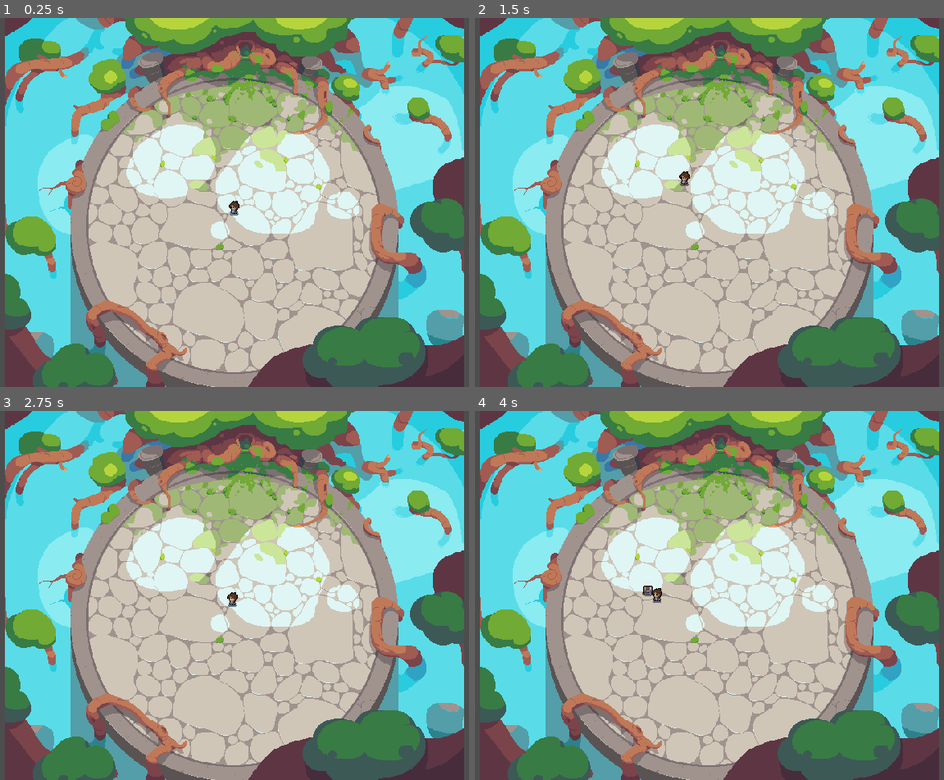
Above: before the commit, frames 1-4 (two rows, left to right).
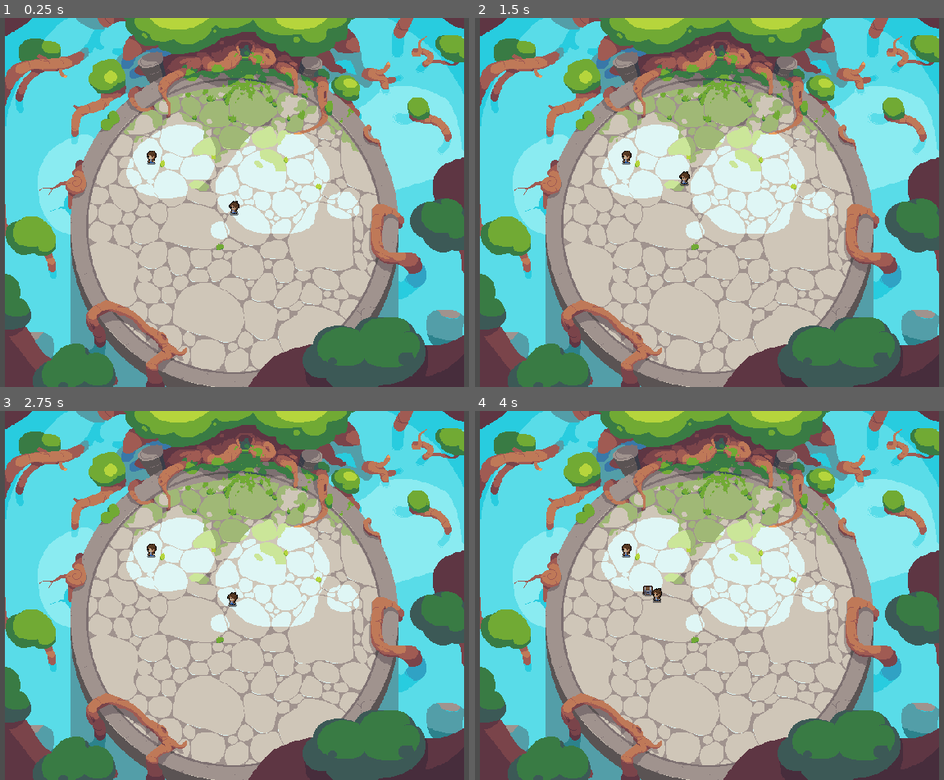
Above: after the commit, the same moments.

Repository: VanillaIceCube/Yokozuna-Ring-Warriors
Game: Godot game, scene res://arenas/arena_01.tscn
Same seed, same stepped clock (60 frames per second), same inputs: the game is played once before the commit and once after it.
Inputs (mouse positions are in pixels of both pictures, inside the frame that each line leads up to):
- Up to frame 1 (0.25 s): no input
- Up to frame 2 (1.5 s): tap Enter at 0.5 s; move the mouse to (854, 184) at 0.52 s; hold R (swing_sword) 0.53-1.28 s; click (854, 184) at 0.67 s; tap Space at 1.25 s; move the mouse to (578, 220) at 1.27 s; hold F (character_knockback) from 1.28 s (still down); tap R (swing_sword) at 1.35 s
- Up to frame 3 (2.75 s): move the mouse to (300, 514) at 2.02 s; release F (character_knockback) at 2.03 s; hold R (swing_sword) from 2.03 s (still down)
- Up to frame 4 (4 s): move the mouse to (676, 669) at 2.77 s; release R (swing_sword) at 2.78 s; tap R (swing_sword) at 2.85 s; click (676, 669) at 2.92 s; move the mouse to (906, 650) at 3.52 s; hold F (character_knockback) from 3.53 s (still down); hold R (swing_sword) from 3.53 s (still down)

The runs differ from the first frame. In frame 1, less than 0.1% of the frame differs, in the area x 31-34%, y 36-40%; in frame 2, less than 0.1%; in frame 3, less than 0.1%; in frame 4, less than 0.1%.

Commit message:
birth of yokotuna, physics component added

Diff:
--- a/arenas/arena_01.tscn
+++ b/arenas/arena_01.tscn
@@ -1,8 +1,9 @@
-[gd_scene load_steps=4 format=3 uid="uid://poceglpx5tcu"]
+[gd_scene load_steps=5 format=3 uid="uid://poceglpx5tcu"]
 
 [ext_resource type="PackedScene" uid="uid://b4stlm6n8t6hq" path="res://characters/Yokozuna.tscn" id="1_yuyf3"]
 [ext_resource type="Texture2D" uid="uid://d1nns02mmgn2r" path="res://assets/zughy2/Boss arena.png" id="2_8ewhh"]
 [ext_resource type="PackedScene" uid="uid://dli78khlsbdqx" path="res://game_objects/chest_spawner.tscn" id="4_0wdt4"]
+[ext_resource type="PackedScene" uid="uid://myhebkgy4qk3" path="res://characters/Yokotuna.tscn" id="4_w6eot"]
 
 [node name="arena_01" type="Node2D"]
 
@@ -16,3 +17,6 @@
 [node name="Yokozuna" parent="." instance=ExtResource("1_yuyf3")]
 
 [node name="chest_spawner" parent="." instance=ExtResource("4_0wdt4")]
+
+[node name="RigidBody2D" parent="." instance=ExtResource("4_w6eot")]
+position = Vector2(-121, -74)
--- /dev/null
+++ b/character_components/physics_component.gd
@@ -0,0 +1,10 @@
+extends Node
+
+# Called when the node enters the scene tree for the first time.
+func _ready():
+	var parent_node = get_parent()
+
+	if parent_node is RigidBody2D:
+		var rigidbody = parent_node as RigidBody2D
+		rigidbody.gravity_scale = 0.0
+		rigidbody.lock_rotation = true
--- /dev/null
+++ b/character_components/physics_component.tscn
@@ -0,0 +1,6 @@
+[gd_scene load_steps=2 format=3 uid="uid://bvqk1c7c85gu8"]
+
+[ext_resource type="Script" path="res://character_components/physics_component.gd" id="1_oqxxq"]
+
+[node name="PhysicsComponent" type="Node"]
+script = ExtResource("1_oqxxq")
--- /dev/null
+++ b/characters/Yokotuna.gd
@@ -0,0 +1,11 @@
+extends RigidBody2D
+
+
+# Called when the node enters the scene tree for the first time.
+func _ready():
+	pass # Replace with function body.
+
+
+# Called every frame. 'delta' is the elapsed time since the previous frame.
+func _process(delta):
+	pass
--- /dev/null
+++ b/characters/Yokotuna.tscn
@@ -0,0 +1,564 @@
+[gd_scene load_steps=51 format=3 uid="uid://myhebkgy4qk3"]
+
+[ext_resource type="Script" path="res://characters/Yokotuna.gd" id="1_ji3i0"]
+[ext_resource type="Texture2D" uid="uid://ckdydugkce4yv" path="res://assets/mystic_woods_free_2.1/sprites/characters/player.png" id="1_skil2"]
+[ext_resource type="PackedScene" uid="uid://bvqk1c7c85gu8" path="res://character_components/physics_component.tscn" id="3_wf4o7"]
+
+[sub_resource type="CapsuleShape2D" id="CapsuleShape2D_6m82e"]
+radius = 7.0
+height = 20.0
+
+[sub_resource type="Animation" id="Animation_plkuw"]
+length = 0.001
+tracks/0/type = "value"
+tracks/0/imported = false
+tracks/0/enabled = true
+tracks/0/path = NodePath("Sprite2D:frame")
+tracks/0/interp = 1
+tracks/0/loop_wrap = true
+tracks/0/keys = {
+"times": PackedFloat32Array(0),
+"transitions": PackedFloat32Array(1),
+"update": 1,
+"values": [0]
+}
+tracks/1/type = "value"
+tracks/1/imported = false
+tracks/1/enabled = true
+tracks/1/path = NodePath("Sprite2D:frame_coords")
+tracks/1/interp = 1
+tracks/1/loop_wrap = true
+tracks/1/keys = {
+"times": PackedFloat32Array(0),
+"transitions": PackedFloat32Array(1),
+"update": 1,
+"values": [Vector2i(2, 10)]
+}
+
+[sub_resource type="Animation" id="Animation_porak"]
+resource_name = "death_left"
+length = 0.3
+tracks/0/type = "value"
+tracks/0/imported = false
+tracks/0/enabled = true
+tracks/0/path = NodePath("Sprite2D:frame")
+tracks/0/interp = 1
+tracks/0/loop_wrap = true
+tracks/0/keys = {
+"times": PackedFloat32Array(0, 0.1, 0.2),
+"transitions": PackedFloat32Array(1, 1, 1),
+"update": 1,
+"values": [78, 79, 80]
+}
+
+[sub_resource type="Animation" id="Animation_xn1yl"]
+resource_name = "death_right"
+length = 0.3
+tracks/0/type = "value"
+tracks/0/imported = false
+tracks/0/enabled = true
+tracks/0/path = NodePath("Sprite2D:frame")
+tracks/0/interp = 1
+tracks/0/loop_wrap = true
+tracks/0/keys = {
+"times": PackedFloat32Array(0, 0.1, 0.2),
+"transitions": PackedFloat32Array(1, 1, 1),
+"update": 1,
+"values": [54, 55, 56]
+}
+
+[sub_resource type="Animation" id="Animation_ecnny"]
+resource_name = "idle_down"
+length = 0.6
+loop_mode = 1
+tracks/0/type = "value"
+tracks/0/imported = false
+tracks/0/enabled = true
+tracks/0/path = NodePath("Sprite2D:frame")
+tracks/0/interp = 1
+tracks/0/loop_wrap = true
+tracks/0/keys = {
+"times": PackedFloat32Array(0, 0.1, 0.2, 0.3, 0.4, 0.5),
+"transitions": PackedFloat32Array(1, 1, 1, 1, 1, 1),
+"update": 1,
+"values": [0, 1, 2, 3, 4, 5]
+}
+
+[sub_resource type="Animation" id="Animation_00vvi"]
+resource_name = "idle_left"
+length = 0.6
+loop_mode = 1
+tracks/0/type = "value"
+tracks/0/imported = false
+tracks/0/enabled = true
+tracks/0/path = NodePath("Sprite2D:frame")
+tracks/0/interp = 1
+tracks/0/loop_wrap = true
+tracks/0/keys = {
+"times": PackedFloat32Array(0, 0.1, 0.2, 0.3, 0.4, 0.5),
+"transitions": PackedFloat32Array(1, 1, 1, 1, 1, 1),
+"update": 1,
+"values": [60, 61, 62, 63, 64, 65]
+}
+tracks/1/type = "value"
+tracks/1/imported = false
+tracks/1/enabled = true
+tracks/1/path = NodePath("Sprite2D:frame_coords")
+tracks/1/interp = 1
+tracks/1/loop_wrap = true
+tracks/1/keys = {
+"times": PackedFloat32Array(),
+"transitions": PackedFloat32Array(),
+"update": 1,
+"values": []
+}
+
+[sub_resource type="Animation" id="Animation_my67n"]
+resource_name = "idle_right"
+length = 0.6
+loop_mode = 1
+tracks/0/type = "value"
+tracks/0/imported = false
+tracks/0/enabled = true
+tracks/0/path = NodePath("Sprite2D:frame")
+tracks/0/interp = 1
+tracks/0/loop_wrap = true
+tracks/0/keys = {
+"times": PackedFloat32Array(0, 0.1, 0.2, 0.3, 0.4, 0.5),
+"transitions": PackedFloat32Array(1, 1, 1, 1, 1, 1),
+"update": 1,
+"values": [6, 7, 8, 9, 10, 11]
+}
+
+[sub_resource type="Animation" id="Animation_qolyr"]
+resource_name = "idle_up"
+length = 0.6
+loop_mode = 1
+tracks/0/type = "value"
+tracks/0/imported = false
+tracks/0/enabled = true
+tracks/0/path = NodePath("Sprite2D:frame")
+tracks/0/interp = 1
+tracks/0/loop_wrap = true
+tracks/0/keys = {
+"times": PackedFloat32Array(0, 0.1, 0.2, 0.3, 0.4, 0.5),
+"transitions": PackedFloat32Array(1, 1, 1, 1, 1, 1),
+"update": 1,
+"values": [12, 13, 14, 15, 16, 17]
+}
+
+[sub_resource type="Animation" id="Animation_ddodp"]
+resource_name = "slash_down"
+length = 0.4
+tracks/0/type = "value"
+tracks/0/imported = false
+tracks/0/enabled = true
+tracks/0/path = NodePath("Sprite2D:frame")
+tracks/0/interp = 1
+tracks/0/loop_wrap = true
+tracks/0/keys = {
+"times": PackedFloat32Array(0, 0.1, 0.2, 0.3),
+"transitions": PackedFloat32Array(1, 1, 1, 1),
+"update": 1,
+"values": [36, 37, 38, 39]
+}
+tracks/1/type = "value"
+tracks/1/imported = false
+tracks/1/enabled = true
+tracks/1/path = NodePath("sword:monitoring")
+tracks/1/interp = 1
+tracks/1/loop_wrap = true
+tracks/1/keys = {
+"times": PackedFloat32Array(0.1, 0.2),
+"transitions": PackedFloat32Array(1, 1),
+"update": 1,
+"values": [true, false]
+}
+tracks/2/type = "value"
+tracks/2/imported = false
+tracks/2/enabled = true
+tracks/2/path = NodePath("sword/CollisionShape2D:position")
+tracks/2/interp = 1
+tracks/2/loop_wrap = true
+tracks/2/keys = {
+"times": PackedFloat32Array(0.1),
+"transitions": PackedFloat32Array(1),
+"update": 0,
+"values": [Vector2(0, 16)]
+}
+
+[sub_resource type="Animation" id="Animation_67hkf"]
+resource_name = "slash_left"
+length = 0.4
+tracks/0/type = "value"
+tracks/0/imported = false
+tracks/0/enabled = true
+tracks/0/path = NodePath("Sprite2D:frame")
+tracks/0/interp = 1
+tracks/0/loop_wrap = true
+tracks/0/keys = {
+"times": PackedFloat32Array(0, 0.1, 0.2, 0.3),
+"transitions": PackedFloat32Array(1, 1, 1, 1),
+"update": 1,
+"values": [72, 73, 74, 75]
+}
+tracks/1/type = "value"
+tracks/1/imported = false
+tracks/1/enabled = true
+tracks/1/path = NodePath("sword:monitoring")
+tracks/1/interp = 1
+tracks/1/loop_wrap = true
+tracks/1/keys = {
+"times": PackedFloat32Array(0.1, 0.2),
+"transitions": PackedFloat32Array(1, 1),
+"update": 1,
+"values": [true, false]
+}
+tracks/2/type = "value"
+tracks/2/imported = false
+tracks/2/enabled = true
+tracks/2/path = NodePath("sword/CollisionShape2D:position")
+tracks/2/interp = 1
+tracks/2/loop_wrap = true
+tracks/2/keys = {
+"times": PackedFloat32Array(0.1),
+"transitions": PackedFloat32Array(1),
+"update": 0,
+"values": [Vector2(-8, 8)]
+}
+
+[sub_resource type="Animation" id="Animation_7r3m2"]
+resource_name = "slash_right"
+length = 0.4
+tracks/0/type = "value"
+tracks/0/imported = false
+tracks/0/enabled = true
+tracks/0/path = NodePath("Sprite2D:frame")
+tracks/0/interp = 1
+tracks/0/loop_wrap = true
+tracks/0/keys = {
+"times": PackedFloat32Array(0, 0.1, 0.2, 0.3),
+"transitions": PackedFloat32Array(1, 1, 1, 1),
+"update": 1,
+"values": [42, 43, 44, 45]
+}
+tracks/1/type = "value"
+tracks/1/imported = false
+tracks/1/enabled = true
+tracks/1/path = NodePath("sword:monitoring")
+tracks/1/interp = 1
+tracks/1/loop_wrap = true
+tracks/1/keys = {
+"times": PackedFloat32Array(0.1, 0.2),
+"transitions": PackedFloat32Array(1, 1),
+"update": 1,
+"values": [true, false]
+}
+tracks/2/type = "value"
+tracks/2/imported = false
+tracks/2/enabled = true
+tracks/2/path = NodePath("sword/CollisionShape2D:position")
+tracks/2/interp = 1
+tracks/2/loop_wrap = true
+tracks/2/keys = {
+"times": PackedFloat32Array(0.1),
+"transitions": PackedFloat32Array(1),
+"update": 0,
+"values": [Vector2(8, 8)]
+}
+
+[sub_resource type="Animation" id="Animation_ejnn3"]
+resource_name = "slash_up"
+length = 0.4
+tracks/0/type = "value"
+tracks/0/imported = false
+tracks/0/enabled = true
+tracks/0/path = NodePath("Sprite2D:frame")
+tracks/0/interp = 1
+tracks/0/loop_wrap = true
+tracks/0/keys = {
+"times": PackedFloat32Array(0, 0.1, 0.2, 0.3),
+"transitions": PackedFloat32Array(1, 1, 1, 1),
+"update": 1,
+"values": [48, 49, 50, 51]
+}
+tracks/1/type = "value"
+tracks/1/imported = false
+tracks/1/enabled = true
+tracks/1/path = NodePath("sword:monitoring")
+tracks/1/interp = 1
+tracks/1/loop_wrap = true
+tracks/1/keys = {
+"times": PackedFloat32Array(0.1, 0.2),
+"transitions": PackedFloat32Array(1, 1),
+"update": 1,
+"values": [true, false]
+}
+tracks/2/type = "value"
+tracks/2/imported = false
+tracks/2/enabled = true
+tracks/2/path = NodePath("sword/CollisionShape2D:position")
+tracks/2/interp = 1
+tracks/2/loop_wrap = true
+tracks/2/keys = {
+"times": PackedFloat32Array(0.1),
+"transitions": PackedFloat32Array(1),
+"update": 0,
+"values": [Vector2(0, 0)]
+}
+
+[sub_resource type="Animation" id="Animation_5hf1p"]
+resource_name = "walk_down"
+length = 0.6
+loop_mode = 1
+tracks/0/type = "value"
+tracks/0/imported = false
+tracks/0/enabled = true
+tracks/0/path = NodePath("Sprite2D:frame")
+tracks/0/interp = 1
+tracks/0/loop_wrap = true
+tracks/0/keys = {
+"times": PackedFloat32Array(0, 0.1, 0.2, 0.3, 0.4, 0.5),
+"transitions": PackedFloat32Array(1, 1, 1, 1, 1, 1),
+"update": 1,
+"values": [18, 19, 20, 21, 22, 23]
+}
+
+[sub_resource type="Animation" id="Animation_p6wqk"]
+resource_name = "walk_left"
+length = 0.6
+loop_mode = 1
+tracks/0/type = "value"
+tracks/0/imported = false
+tracks/0/enabled = true
+tracks/0/path = NodePath("Sprite2D:frame")
+tracks/0/interp = 1
+tracks/0/loop_wrap = true
+tracks/0/keys = {
+"times": PackedFloat32Array(0, 0.1, 0.2, 0.3, 0.4, 0.5),
+"transitions": PackedFloat32Array(1, 1, 1, 1, 1, 1),
+"update": 1,
+"values": [66, 67, 68, 69, 70, 71]
+}
+
+[sub_resource type="Animation" id="Animation_gptnp"]
+resource_name = "walk_right"
+length = 0.6
+loop_mode = 1
+tracks/0/type = "value"
+tracks/0/imported = false
+tracks/0/enabled = true
+tracks/0/path = NodePath("Sprite2D:frame")
+tracks/0/interp = 1
+tracks/0/loop_wrap = true
+tracks/0/keys = {
+"times": PackedFloat32Array(0, 0.1, 0.2, 0.3, 0.4, 0.5),
+"transitions": PackedFloat32Array(1, 1, 1, 1, 1, 1),
+"update": 1,
+"values": [24, 25, 26, 27, 28, 29]
+}
+
+[sub_resource type="Animation" id="Animation_njmrh"]
+resource_name = "walk_up"
+length = 0.6
+loop_mode = 1
+tracks/0/type = "value"
+tracks/0/imported = false
+tracks/0/enabled = true
+tracks/0/path = NodePath("Sprite2D:frame")
+tracks/0/interp = 1
+tracks/0/loop_wrap = true
+tracks/0/keys = {
+"times": PackedFloat32Array(0, 0.1, 0.2, 0.3, 0.4, 0.5),
+"transitions": PackedFloat32Array(1, 1, 1, 1, 1, 1),
+"update": 1,
+"values": [30, 31, 32, 33, 34, 35]
+}
+
+[sub_resource type="AnimationLibrary" id="AnimationLibrary_0qxvl"]
+_data = {
+"RESET": SubResource("Animation_plkuw"),
+"death_left": SubResource("Animation_porak"),
+"death_right": SubResource("Animation_xn1yl"),
+"idle_down": SubResource("Animation_ecnny"),
+"idle_left": SubResource("Animation_00vvi"),
+"idle_right": SubResource("Animation_my67n"),
+"idle_up": SubResource("Animation_qolyr"),
+"slash_down": SubResource("Animation_ddodp"),
+"slash_left": SubResource("Animation_67hkf"),
+"slash_right": SubResource("Animation_7r3m2"),
+"slash_up": SubResource("Animation_ejnn3"),
+"walk_down": SubResource("Animation_5hf1p"),
+"walk_left": SubResource("Animation_p6wqk"),
+"walk_right": SubResource("Animation_gptnp"),
+"walk_up": SubResource("Animation_njmrh")
+}
+
+[sub_resource type="AnimationNodeAnimation" id="AnimationNodeAnimation_3is7s"]
+animation = &"death_left"
+
+[sub_resource type="AnimationNodeAnimation" id="AnimationNodeAnimation_lb1b6"]
+animation = &"death_right"
+
+[sub_resource type="AnimationNodeAnimation" id="AnimationNodeAnimation_8tixi"]
+animation = &"death_left"
+
+[sub_resource type="AnimationNodeAnimation" id="AnimationNodeAnimation_4lb47"]
+animation = &"death_right"
+
+[sub_resource type="AnimationNodeBlendSpace2D" id="AnimationNodeBlendSpace2D_rdw6s"]
+blend_point_0/node = SubResource("AnimationNodeAnimation_3is7s")
+blend_point_0/pos = Vector2(-1, 0)
+blend_point_1/node = SubResource("AnimationNodeAnimation_lb1b6")
+blend_point_1/pos = Vector2(1, 0)
+blend_point_2/node = SubResource("AnimationNodeAnimation_8tixi")
+blend_point_2/pos = Vector2(-0.1, -1.1)
+blend_point_3/node = SubResource("AnimationNodeAnimation_4lb47")
+blend_point_3/pos = Vector2(0.1, 1.1)
+min_space = Vector2(-1, -1.1)
+max_space = Vector2(1, 1.1)
+blend_mode = 1
+
+[sub_resource type="AnimationNodeAnimation" id="AnimationNodeAnimation_xc2b5"]
+animation = &"idle_up"
+
+[sub_resource type="AnimationNodeAnimation" id="AnimationNodeAnimation_pfy0i"]
+animation = &"idle_down"
+
+[sub_resource type="AnimationNodeAnimation" id="AnimationNodeAnimation_fpve8"]
+animation = &"idle_right"
+
+[sub_resource type="AnimationNodeAnimation" id="AnimationNodeAnimation_q41mp"]
+animation = &"idle_left"
+
+[sub_resource type="AnimationNodeBlendSpace2D" id="AnimationNodeBlendSpace2D_fmjj1"]
+blend_point_0/node = SubResource("AnimationNodeAnimation_xc2b5")
+blend_point_0/pos = Vector2(0, -1.1)
+blend_point_1/node = SubResource("AnimationNodeAnimation_pfy0i")
+blend_point_1/pos = Vector2(0, 1.1)
+blend_point_2/node = SubResource("AnimationNodeAnimation_fpve8")
+blend_point_2/pos = Vector2(1, 0)
+blend_point_3/node = SubResource("AnimationNodeAnimation_q41mp")
+blend_point_3/pos = Vector2(-1, 0)
+min_space = Vector2(-1, -1.1)
+max_space = Vector2(1, 1.1)
+blend_mode = 1
+
+[sub_resource type="AnimationNodeAnimation" id="AnimationNodeAnimation_lklbi"]
+animation = &"slash_up"
+
+[sub_resource type="AnimationNodeAnimation" id="AnimationNodeAnimation_tw2ou"]
+animation = &"slash_down"
+
+[sub_resource type="AnimationNodeAnimation" id="AnimationNodeAnimation_hnbqx"]
+animation = &"slash_left"
+
+[sub_resource type="AnimationNodeAnimation" id="AnimationNodeAnimation_yh6el"]
+animation = &"slash_right"
+
+[sub_resource type="AnimationNodeBlendSpace2D" id="AnimationNodeBlendSpace2D_mi8rl"]
+blend_point_0/node = SubResource("AnimationNodeAnimation_lklbi")
+blend_point_0/pos = Vector2(0, -1.1)
+blend_point_1/node = SubResource("AnimationNodeAnimation_tw2ou")
+blend_point_1/pos = Vector2(0, 1.1)
+blend_point_2/node = SubResource("AnimationNodeAnimation_hnbqx")
+blend_point_2/pos = Vector2(-1, 0)
+blend_point_3/node = SubResource("AnimationNodeAnimation_yh6el")
+blend_point_3/pos = Vector2(1, 0)
+min_space = Vector2(-1, -1.1)
+max_space = Vector2(1, 1.1)
+blend_mode = 1
+
+[sub_resource type="AnimationNodeAnimation" id="AnimationNodeAnimation_tg6b4"]
+animation = &"walk_up"
+
+[sub_resource type="AnimationNodeAnimation" id="AnimationNodeAnimation_70iic"]
+animation = &"walk_down"
+
+[sub_resource type="AnimationNodeAnimation" id="AnimationNodeAnimation_ewk6k"]
+animation = &"walk_right"
+
+[sub_resource type="AnimationNodeAnimation" id="AnimationNodeAnimation_teeo8"]
+animation = &"walk_left"
+
+[sub_resource type="AnimationNodeBlendSpace2D" id="AnimationNodeBlendSpace2D_mcmfl"]
+blend_point_0/node = SubResource("AnimationNodeAnimation_tg6b4")
+blend_point_0/pos = Vector2(0, -1.1)
+blend_point_1/node = SubResource("AnimationNodeAnimation_70iic")
+blend_point_1/pos = Vector2(0, 1.1)
+blend_point_2/node = SubResource("AnimationNodeAnimation_ewk6k")
+blend_point_2/pos = Vector2(1, 0)
+blend_point_3/node = SubResource("AnimationNodeAnimation_teeo8")
+blend_point_3/pos = Vector2(-1, 0)
+min_space = Vector2(-1, -1.1)
+max_space = Vector2(1, 1.1)
+blend_mode = 1
+
+[sub_resource type="AnimationNodeStateMachineTransition" id="AnimationNodeStateMachineTransition_xb6gg"]
+advance_mode = 0
+
+[sub_resource type="AnimationNodeStateMachineTransition" id="AnimationNodeStateMachineTransition_tyxat"]
+advance_mode = 0
+
+[sub_resource type="AnimationNodeStateMachineTransition" id="AnimationNodeStateMachineTransition_j5gdk"]
+advance_mode = 2
+
+[sub_resource type="AnimationNodeStateMachineTransition" id="AnimationNodeStateMachineTransition_8j2ld"]
+switch_mode = 2
+advance_mode = 2
+
+[sub_resource type="AnimationNodeStateMachineTransition" id="AnimationNodeStateMachineTransition_jf8yi"]
+switch_mode = 2
+advance_mode = 2
+
+[sub_resource type="AnimationNodeStateMachineTransition" id="AnimationNodeStateMachineTransition_ky31w"]
+switch_mode = 2
+
+[sub_resource type="AnimationNodeStateMachineTransition" id="AnimationNodeStateMachineTransition_23q3x"]
+
+[sub_resource type="AnimationNodeStateMachineTransition" id="AnimationNodeStateMachineTransition_h5rmj"]
+
+[sub_resource type="AnimationNodeStateMachine" id="AnimationNodeStateMachine_0gi0u"]
+states/death/node = SubResource("AnimationNodeBlendSpace2D_rdw6s")
+states/death/position = Vector2(363, 20)
+states/idle/node = SubResource("AnimationNodeBlendSpace2D_fmjj1")
+states/idle/position = Vector2(363, 100)
+states/slash/node = SubResource("AnimationNodeBlendSpace2D_mi8rl")
+states/slash/position = Vector2(363, 200)
+states/walking/node = SubResource("AnimationNodeBlendSpace2D_mcmfl")
+states/walking/position = Vector2(544, 100)
+transitions = ["idle", "walking", SubResource("AnimationNodeStateMachineTransition_xb6gg"), "walking", "idle", SubResource("AnimationNodeStateMachineTransition_tyxat"), "Start", "idle", SubResource("AnimationNodeStateMachineTransition_j5gdk"), "slash", "idle", SubResource("AnimationNodeStateMachineTransition_8j2ld"), "slash", "walking", SubResource("AnimationNodeStateMachineTransition_jf8yi"), "death", "End", SubResource("AnimationNodeStateMachineTransition_ky31w"), "idle", "death", SubResource("AnimationNodeStateMachineTransition_23q3x"), "walking", "death", SubResource("AnimationNodeStateMachineTransition_h5rmj")]
+graph_offset = Vector2(-28, -18)
+
+[sub_resource type="AnimationNodeStateMachinePlayback" id="AnimationNodeStateMachinePlayback_3qvsq"]
+
+[node name="RigidBody2D" type="RigidBody2D"]
+script = ExtResource("1_ji3i0")
+
+[node name="Sprite2D" type="Sprite2D" parent="."]
+texture = ExtResource("1_skil2")
+hframes = 6
+vframes = 14
+frame = 62
+
+[node name="CollisionShape2D" type="CollisionShape2D" parent="."]
+position = Vector2(0, 8)
+shape = SubResource("CapsuleShape2D_6m82e")
+
+[node name="AnimationPlayer" type="AnimationPlayer" parent="."]
+libraries = {
+"": SubResource("AnimationLibrary_0qxvl")
+}
+
+[node name="AnimationTree" type="AnimationTree" parent="."]
+tree_root = SubResource("AnimationNodeStateMachine_0gi0u")
+anim_player = NodePath("../AnimationPlayer")
+active = true
+process_callback = 0
+parameters/playback = SubResource("AnimationNodeStateMachinePlayback_3qvsq")
+parameters/death/blend_position = Vector2(-0.15597, -0.427185)
+parameters/idle/blend_position = Vector2(-0.148014, -0.423753)
+parameters/slash/blend_position = Vector2(0.0014441, 0.968657)
+parameters/walking/blend_position = Vector2(-0.60361, -0.187336)
+
+[node name="PhysicsComponent" parent="." instance=ExtResource("3_wf4o7")]
